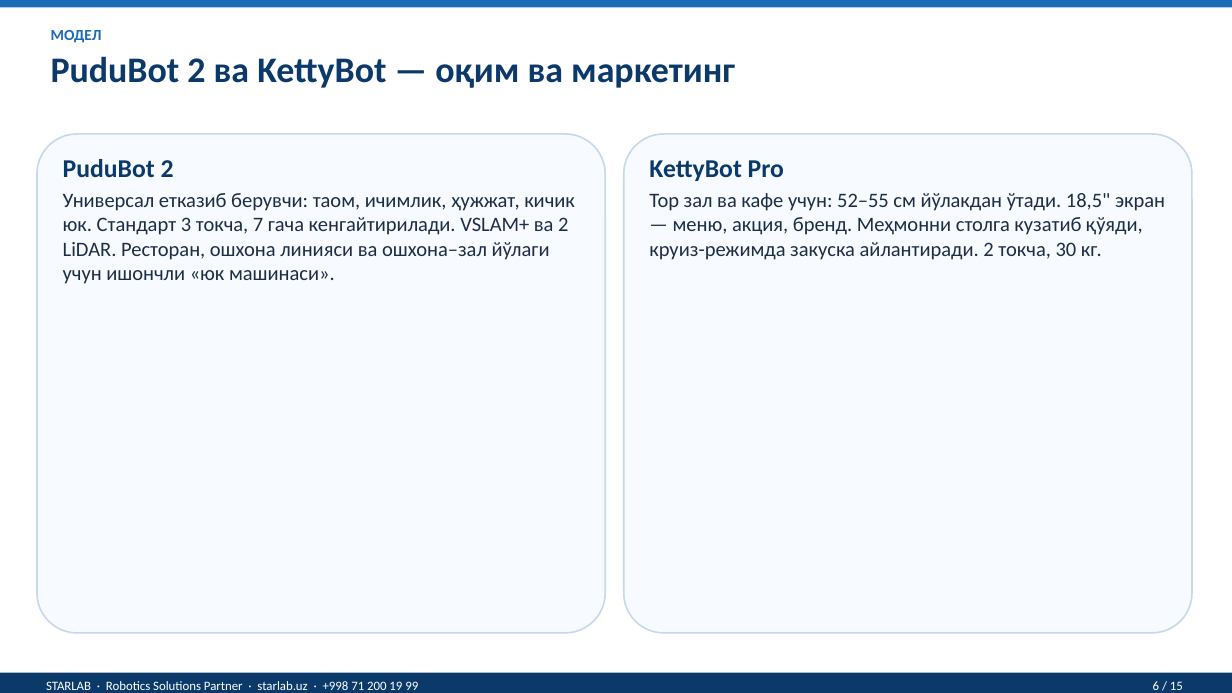
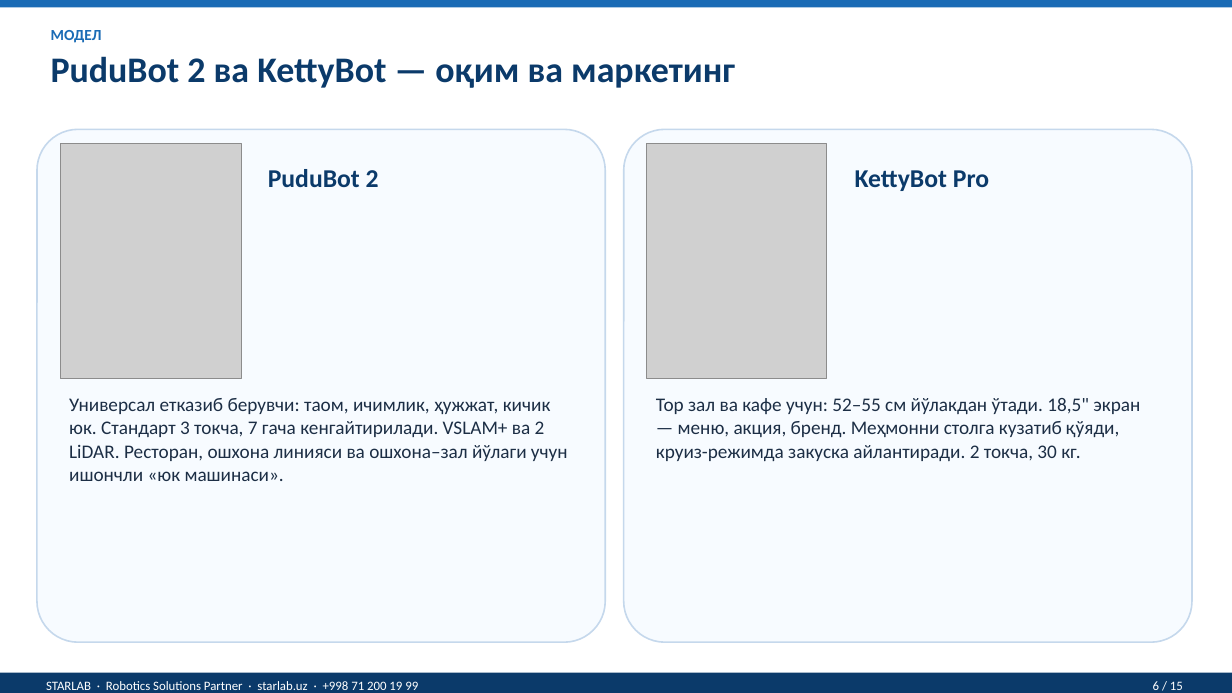
Before and after one commit to Musobek0809/moliya-bot, a slide deck: slide 6 of presentations/ROBOSANT_Restoran_UZ_kirill.pptx. Drawn at 1232x693 pixels with LibreOffice and Linux fonts; fonts in the diff are those of the drawing; grey boxes stand for pictures. Boxes give left, top, right and bottom in pixels: in the first picture for what was removed or moved away, otherwise in the second. Text is boxed around its words. In the diff, an @@ line names an element or a change of style, - is before the commit and + after.

```diff
--- a/presentations/ROBOSANT_Restoran_UZ_kirill.pptx
+++ b/presentations/ROBOSANT_Restoran_UZ_kirill.pptx
@@ rounded rectangle resized from (x1=37, y1=134, x2=605, y2=633) to (x1=37, y1=129, x2=605, y2=642) @@
@@ picture added at (x1=60, y1=143, x2=241, y2=379) @@
@@ rounded rectangle resized from (x1=624, y1=134, x2=1192, y2=633) to (x1=624, y1=129, x2=1192, y2=642) @@
@@ picture added at (x1=647, y1=143, x2=826, y2=379) @@
@@ text "PuduBot 2" moved from (x1=63, y1=159, x2=174, y2=177) to (x1=268, y1=169, x2=379, y2=187) @@
@@ text "KettyBot Pro" moved from (x1=649, y1=160, x2=784, y2=181) to (x1=855, y1=170, x2=989, y2=191) @@
@@ text "Универсал етказиб берувчи: таом, ичимлик, ..." moved from (x1=63, y1=193, x2=575, y2=284) to (x1=69, y1=398, x2=568, y2=481) @@
@@ text "Универсал етказиб берувчи: таом, ичимлик, ..." at (x1=69, y1=398, x2=568, y2=481): size 16 to 15 pt @@
@@ text "Тор зал ва кафе учун: ..." at (x1=656, y1=398, x2=1140, y2=461): size 16 to 15 pt @@
@@ text "Тор зал ва кафе учун: ..." moved from (x1=649, y1=193, x2=1165, y2=260) to (x1=656, y1=398, x2=1140, y2=461) @@
```
Also in this commit, not shown: 6 other slides changed, 29 other files.
